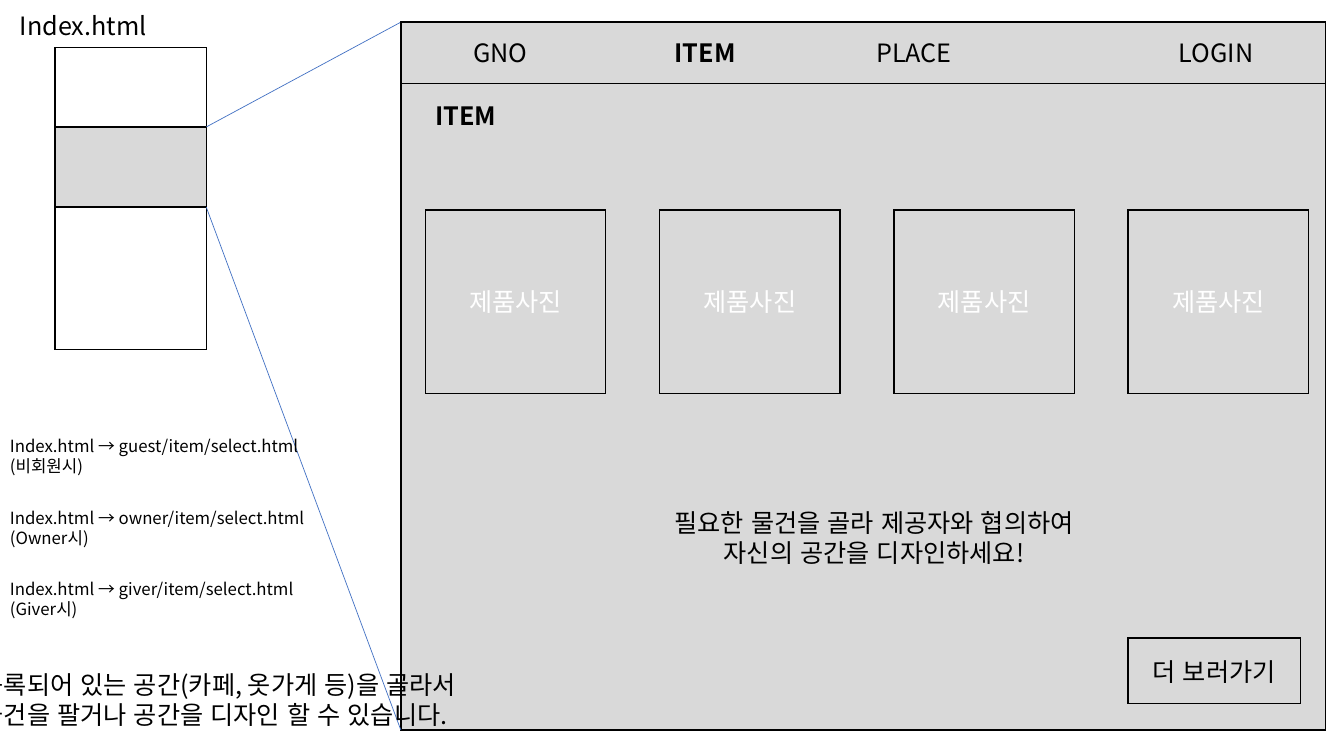
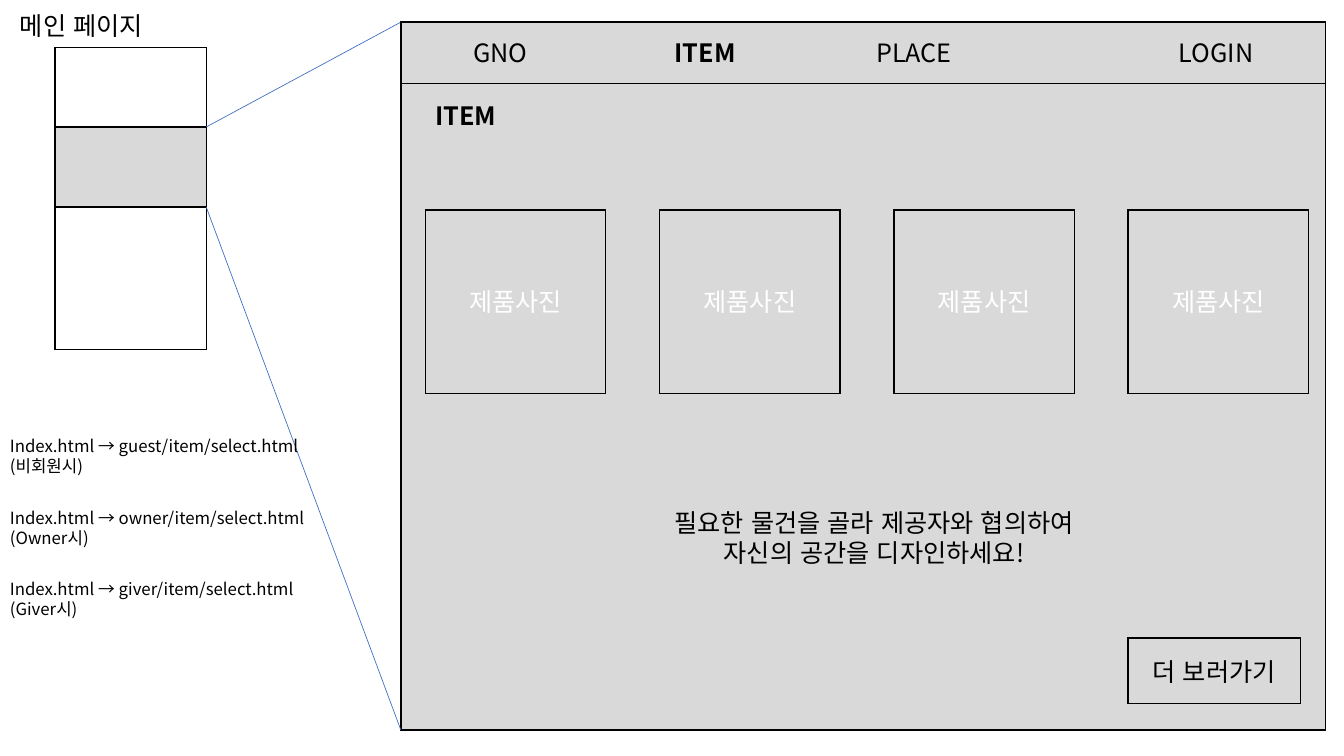
Before and after one commit to bigwin26/spring, a slide deck: slide 3 of GNO/3조 메인페이지 디자인.pptx (slide 2 before the commit). Drawn at 1344x756 pixels with LibreOffice and Linux fonts; fonts in the diff are those of the drawing. Boxes give left, top, right and bottom in pixels: in the first picture for what was removed or moved away, otherwise in the second. Text is boxed around its words. In the diff, an @@ line names an element or a change of style, - is before the commit and + after.

```diff
--- a/GNO/3조 메인페이지 디자인.pptx
+++ b/GNO/3조 메인페이지 디자인.pptx
@@ text at [20,14,143,37]: text changed @@
-Index.html
+메인 페이지
@@ text removed at [0,668,456,730] @@
-등록되어 있는 공간(카페, 옷가게 등)을 골라서
-물건을 팔거나 공간을 디자인 할 수 있습니다.
```
Also in this commit, not shown: 2 other slides changed, 17 slides added, 1 other file.
